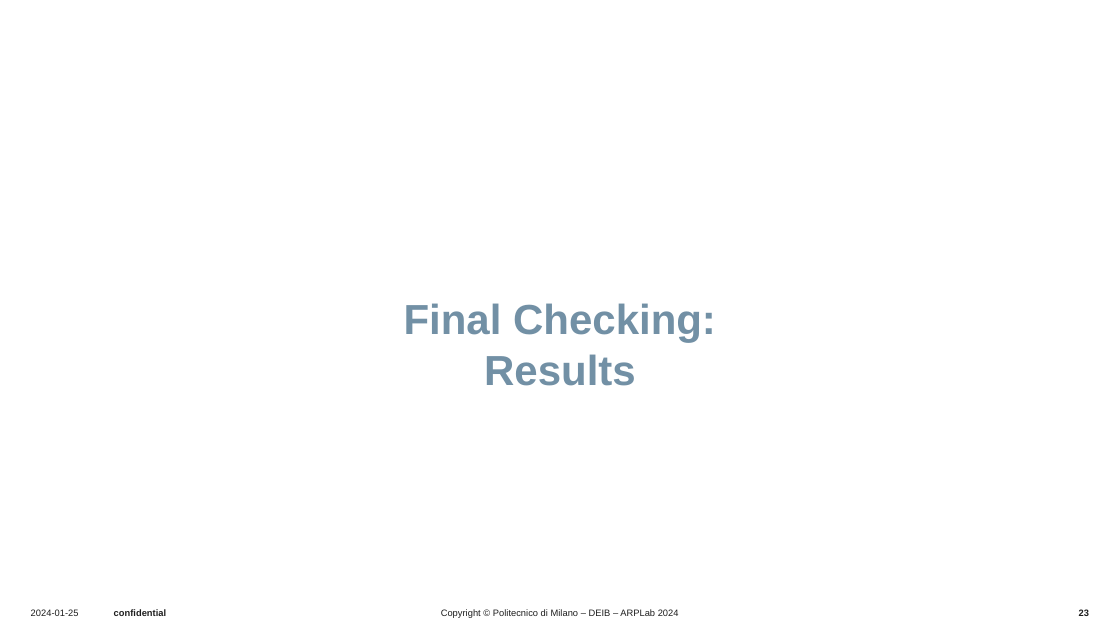
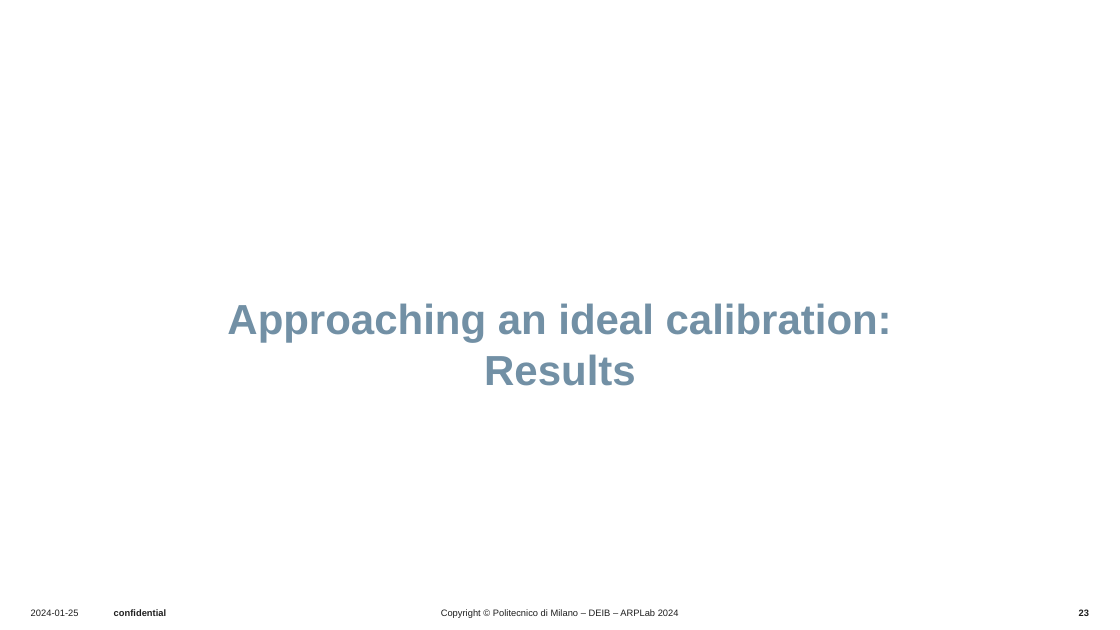
Before and after one commit to UseProxy305/thesisWork, a slide deck: slide 23 of Presentations/presentation5_4_sep/20250904_bi.pptx. Drawn at 1120x630 pixels with LibreOffice and Linux fonts; fonts in the diff are those of the drawing; background and template pictures are left out. Boxes give left, top, right and bottom in pixels: in the first picture for what was removed or moved away, otherwise in the second. Text is boxed around its words. In the diff, an @@ line names an element or a change of style, - is before the commit and + after.

```diff
--- a/Presentations/presentation5_4_sep/20250904_bi.pptx
+++ b/Presentations/presentation5_4_sep/20250904_bi.pptx
@@ title at [227,303,892,386]: text changed @@
-Final Checking:
-Results
+Approaching an ideal calibration:
+Results
```
Also in this commit, not shown: 2 other slides changed, 12 slides added, 9 other files.
